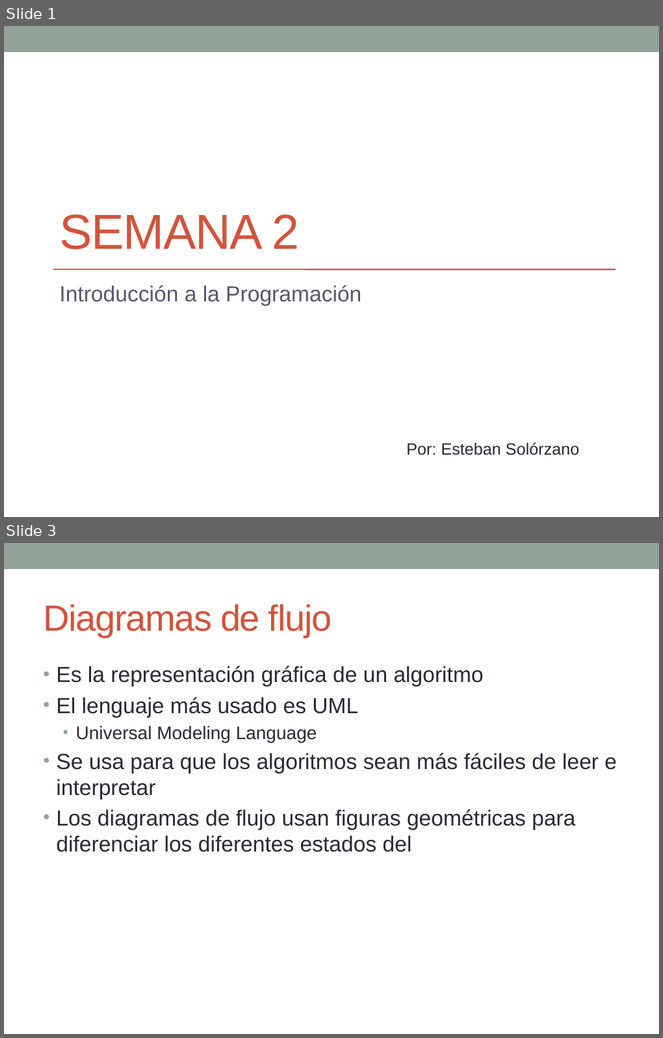
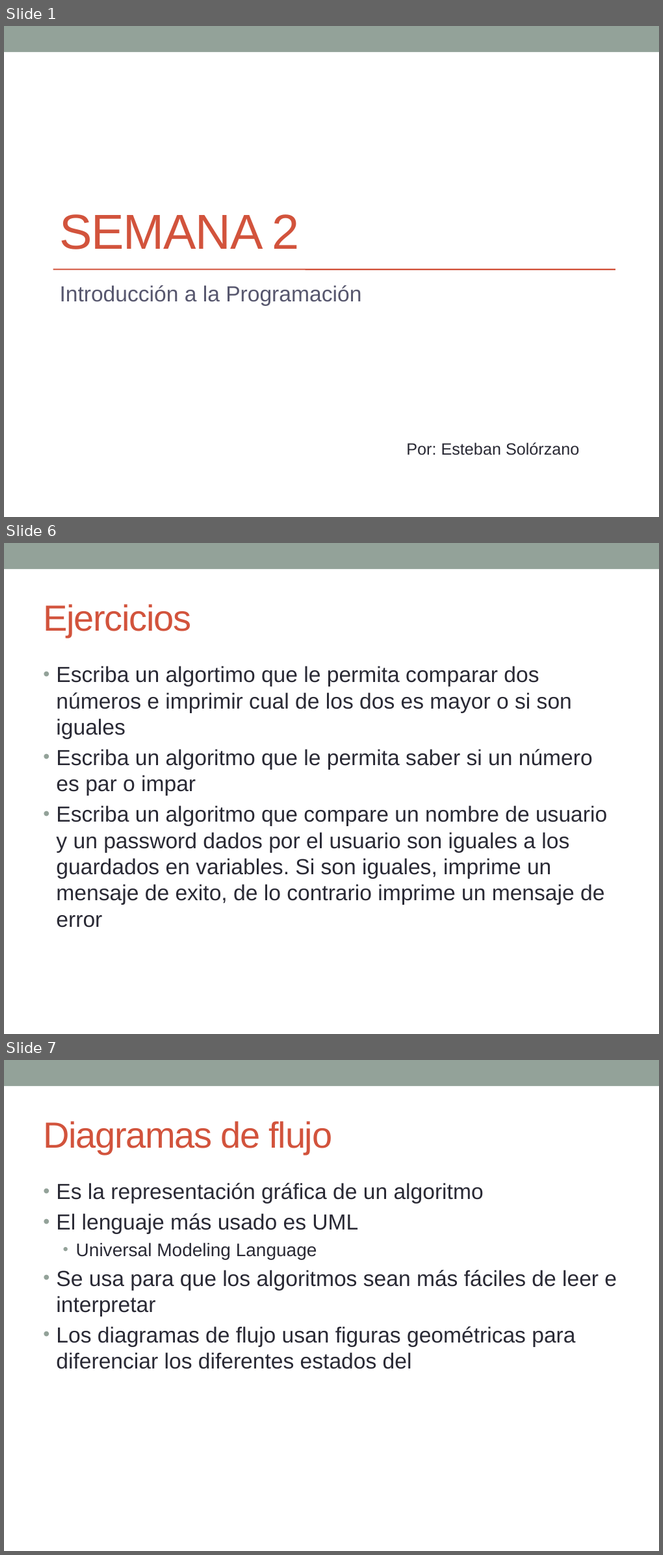
Before and after one commit to esolorzanob/UPI_Introduccion, a slide deck: Semana 3.pptx. Shown one above the other, each under a label of ours: slides 1 and 3 before the commit, slides 1, 6 and 7 after it; the slides between them are not shown. The pictures are 663x1038 and 663x1555 pixels, drawn with LibreOffice and Linux fonts; fonts in the diff are those of the drawing. Boxes give left, top, right and bottom in pixels: in the first picture for what was removed or moved away, otherwise in the second. Text is boxed around its words. In the diff, an @@ line names an element or a change of style, - is before the commit and + after.

```diff
--- a/Semana 3.pptx
+++ b/Semana 3.pptx
@@ slide 6 added at (4, 543, 659, 1034), background #FFFFFF; not listed: 1 template element that a slide beside it also shows @@
@@ text added at (43, 604, 191, 637), 40 pt, text #D2533C @@
+Ejercicios
@@ text added at (56, 666, 607, 928), 24 pt, text #292934 @@
+• Escriba un algortimo que le permita comparar dos números e imprimir cual de los dos es mayor o si son iguales
+• Escriba un algoritmo que le permita saber si un número es par o impar
+• Escriba un algoritmo que compare un nombre de usuario y un password dados por el usuario son iguales a los guardados en variables. Si son iguales, imprime un mensaje de exito, de lo contrario imprime un mensaje de error
@@ what was slide 3 is now slide 7 @@
```
Also in this commit, not shown: 2 slides changed, 3 other slides added, 1 slide removed, 1 other file.
